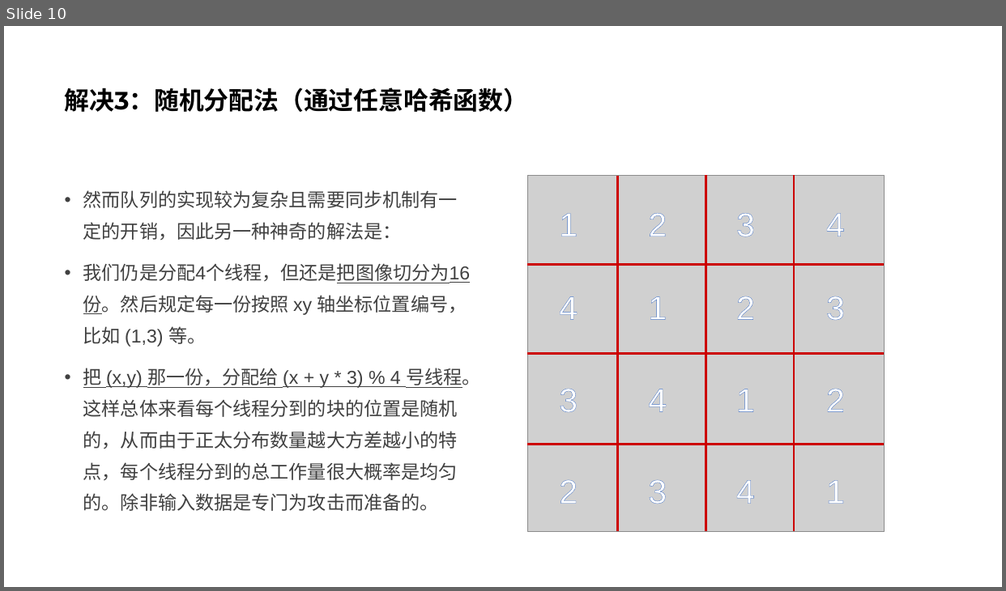
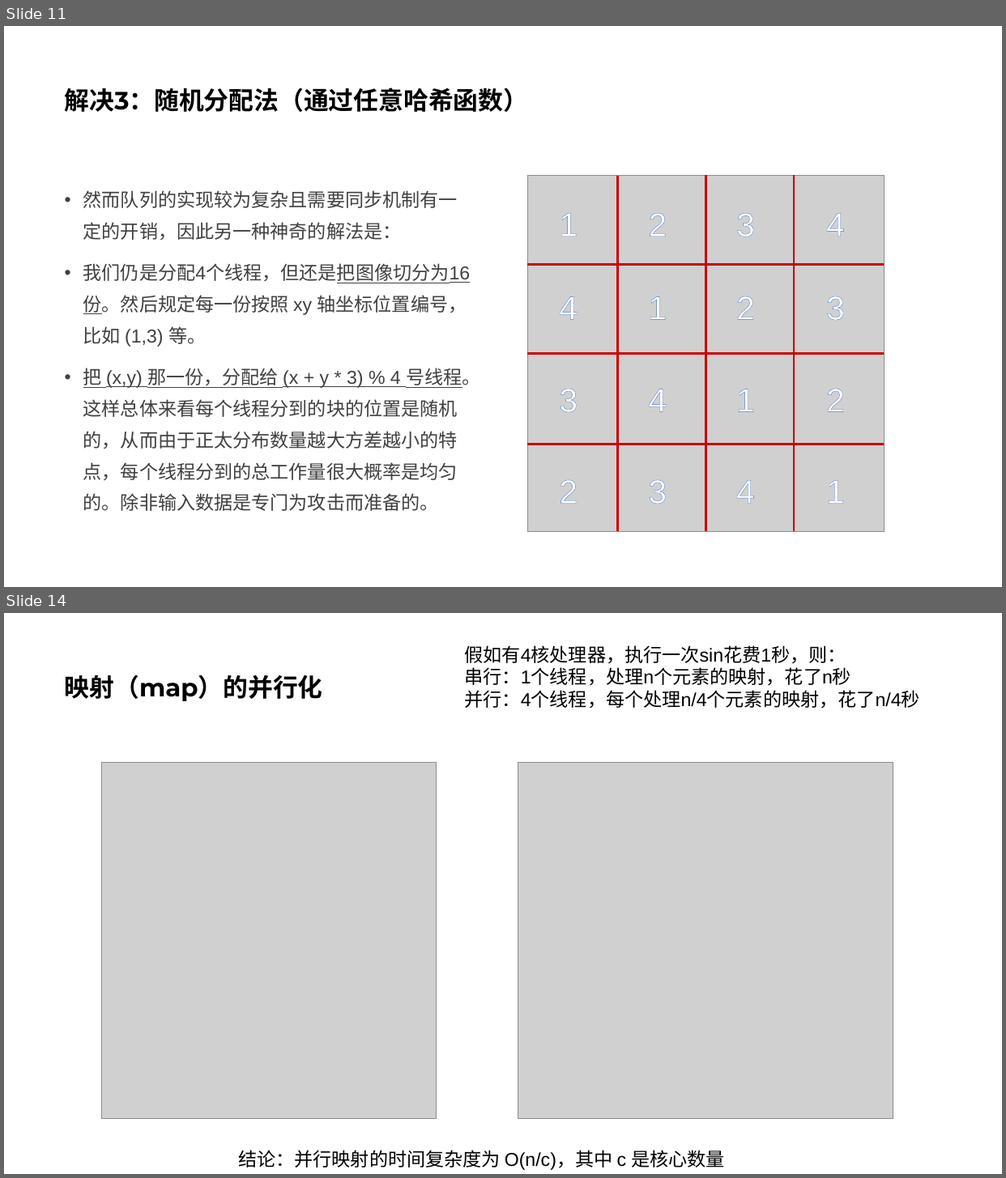
Before and after one commit to parallel101/course, a slide deck: 06/slides.pptx. Shown one above the other, each under a label of ours: slide 10 before the commit, slides 11 and 14 after it; the slides between them are not shown. The pictures are 1006x591 and 1006x1178 pixels, drawn with LibreOffice and Linux fonts; fonts in the diff are those of the drawing; grey boxes stand for pictures. Boxes give left, top, right and bottom in pixels: in the first picture for what was removed or moved away, otherwise in the second. Text is boxed around its words. In the diff, an @@ line names an element or a change of style, - is before the commit and + after.

```diff
--- a/06/slides.pptx
+++ b/06/slides.pptx
@@ slide 14 added at (x1=4, y1=613, x2=1002, y2=1174), background #FFFFFF @@
@@ text added at (x1=465, y1=645, x2=920, y2=709), 18 pt, text #000000 @@
+假如有4核处理器，执行一次sin花费1秒，则：
+串行：1个线程，处理n个元素的映射，花了n秒
+并行：4个线程，每个处理n/4个元素的映射，花了n/4秒
@@ title added at (x1=65, y1=675, x2=323, y2=701), 24 pt, text #000000, bold @@
+映射（map）的并行化
@@ picture added at (x1=102, y1=763, x2=437, y2=1119) @@
@@ picture added at (x1=518, y1=763, x2=893, y2=1119) @@
@@ text added at (x1=238, y1=1150, x2=724, y2=1170), 18 pt, text #000000 @@
+结论：并行映射的时间复杂度为 O(n/c)，其中 c 是核心数量
@@ what was slide 10 is now slide 11 @@
```
Also in this commit, not shown: 2 slides changed, 3 other slides added, 1 slide removed, 12 other files.
